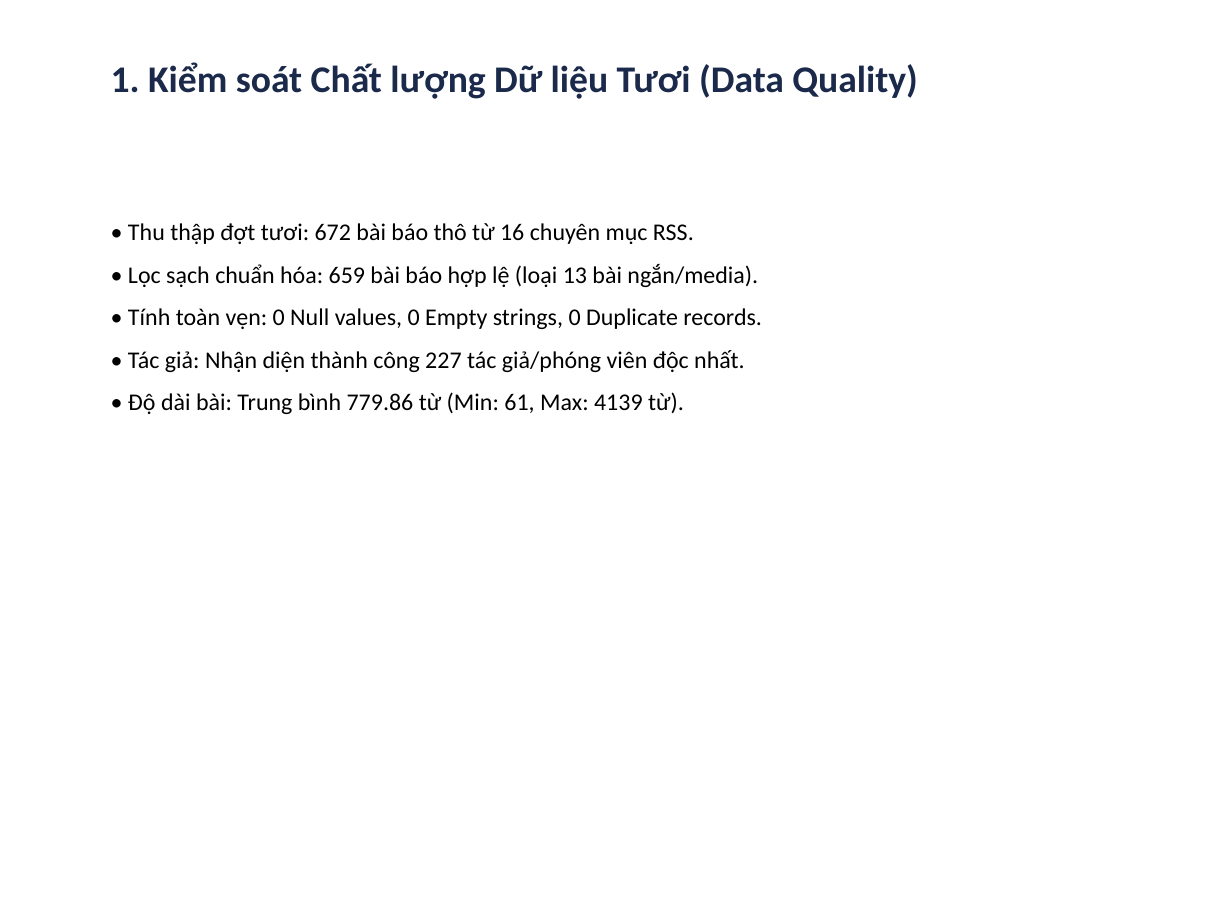
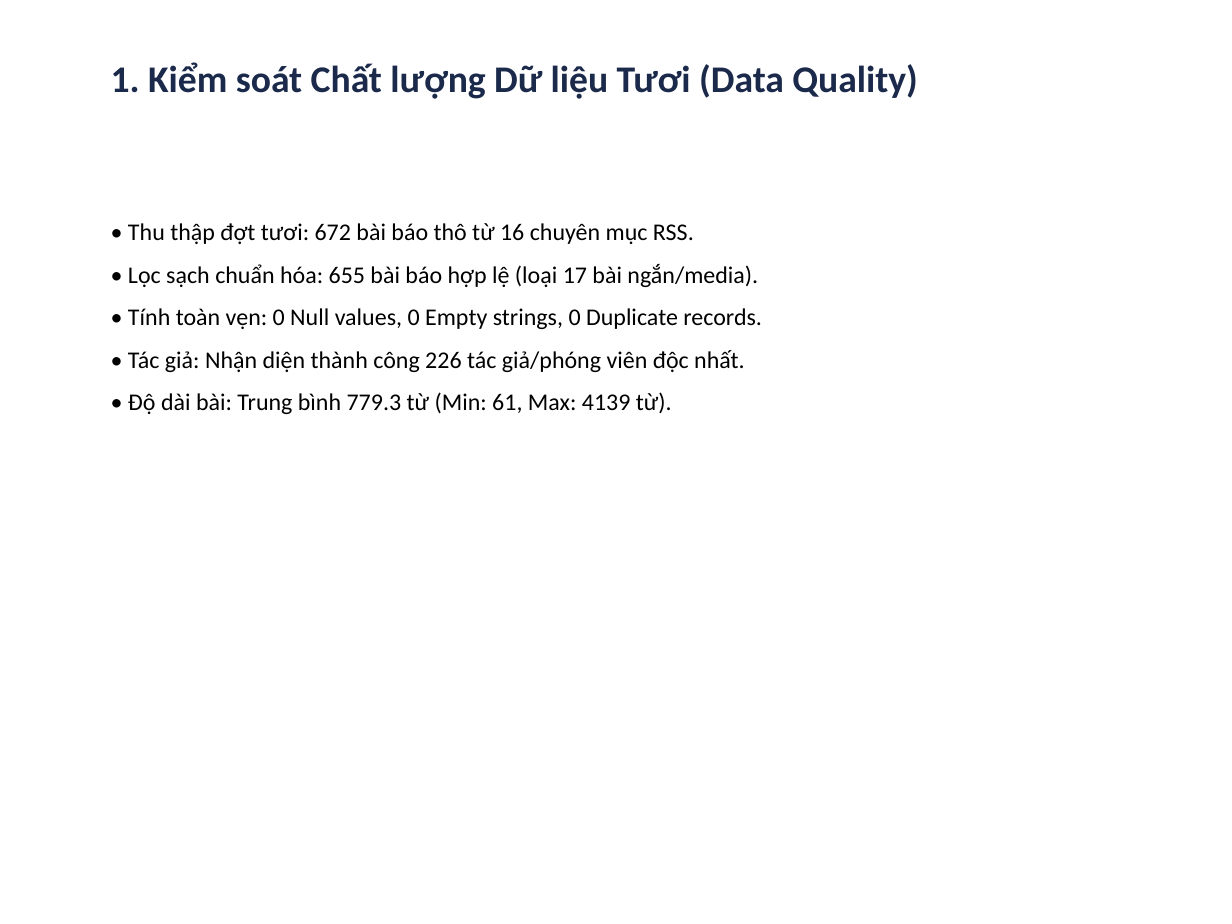
Before and after one commit to Trunghieu2007/ADY201m-Project-Completed, a slide deck: slide 2 of Phase 7 - Documentation & Reports/Presentation.pptx. Drawn at 1232x924 pixels with LibreOffice and Linux fonts; fonts in the diff are those of the drawing. Boxes give left, top, right and bottom in pixels: in the first picture for what was removed or moved away, otherwise in the second. Text is boxed around its words. In the diff, an @@ line names an element or a change of style, - is before the commit and + after.

```diff
--- a/Phase 7 - Documentation & Reports/Presentation.pptx
+++ b/Phase 7 - Documentation & Reports/Presentation.pptx
@@ text at (128, 264, 758, 287): text changed @@
-• Lọc sạch chuẩn hóa: 659 bài báo hợp lệ (loại 13 bài ngắn/media).
+• Lọc sạch chuẩn hóa: 655 bài báo hợp lệ (loại 17 bài ngắn/media).
@@ text at (128, 350, 745, 414): text changed @@
-• Tác giả: Nhận diện thành công 227 tác giả/phóng viên độc nhất.
-• Độ dài bài: Trung bình 779.86 từ (Min: 61, Max: 4139 từ).
+• Tác giả: Nhận diện thành công 226 tác giả/phóng viên độc nhất.
+• Độ dài bài: Trung bình 779.3 từ (Min: 61, Max: 4139 từ).
```
Also in this commit, not shown: 3 other slides changed, 36 other files.
